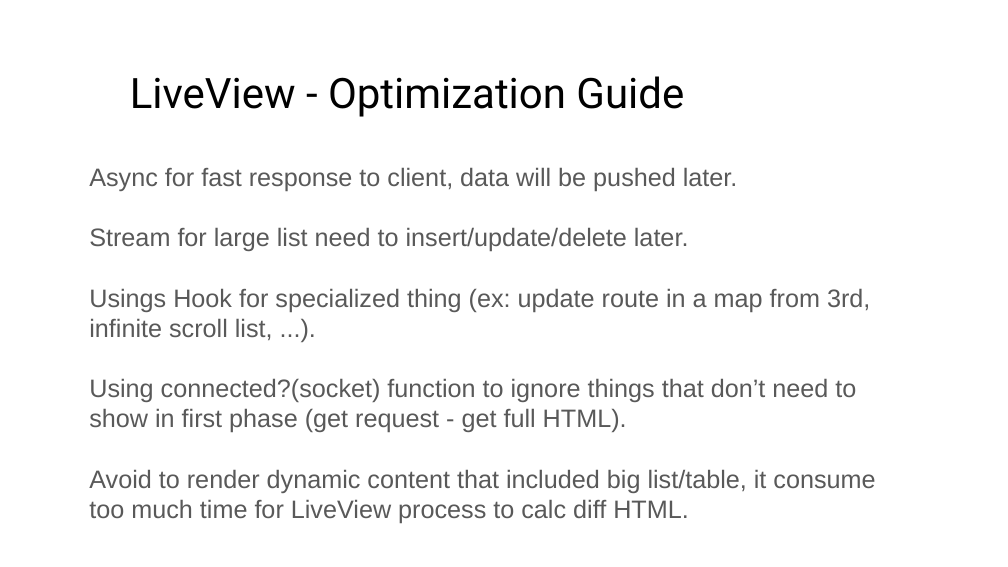
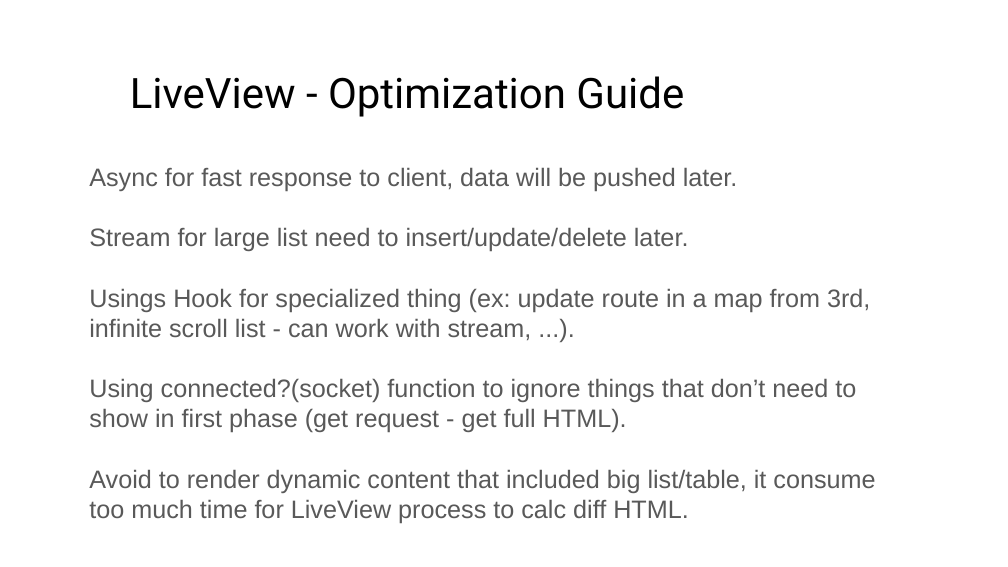
Before and after one commit to ohhi-vn/live_pub_demo, a slide deck: slide 22 of slide/Phoenix LiveView - the best fit for startup & small company.pptx (slide 21 before the commit). Drawn at 1008x567 pixels with LibreOffice and Linux fonts; fonts in the diff are those of the drawing. Boxes give left, top, right and bottom in pixels: in the first picture for what was removed or moved away, otherwise in the second. Text is boxed around its words. In the diff, an @@ line names an element or a change of style, - is before the commit and + after.

```diff
--- a/slide/Phoenix LiveView - the best fit for startup & small company.pptx
+++ b/slide/Phoenix LiveView - the best fit for startup & small company.pptx
@@ text at (x1=89, y1=288, x2=870, y2=340): text changed @@
-Usings Hook for specialized thing (ex: update route in a map from 3rd, infinite scroll list, ...).
+Usings Hook for specialized thing (ex: update route in a map from 3rd, infinite scroll list - can work with stream, ...).
```
Also in this commit, not shown: 8 other slides changed, 1 other file.
